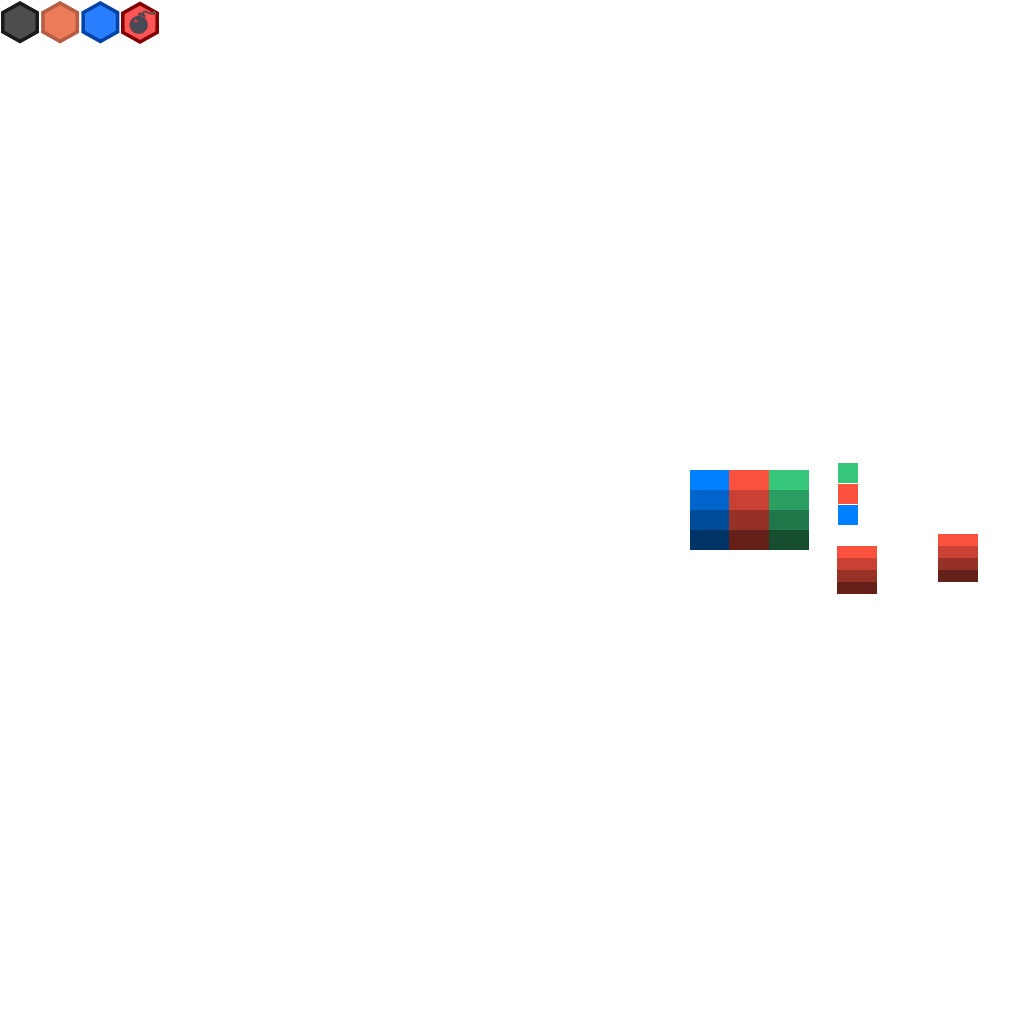
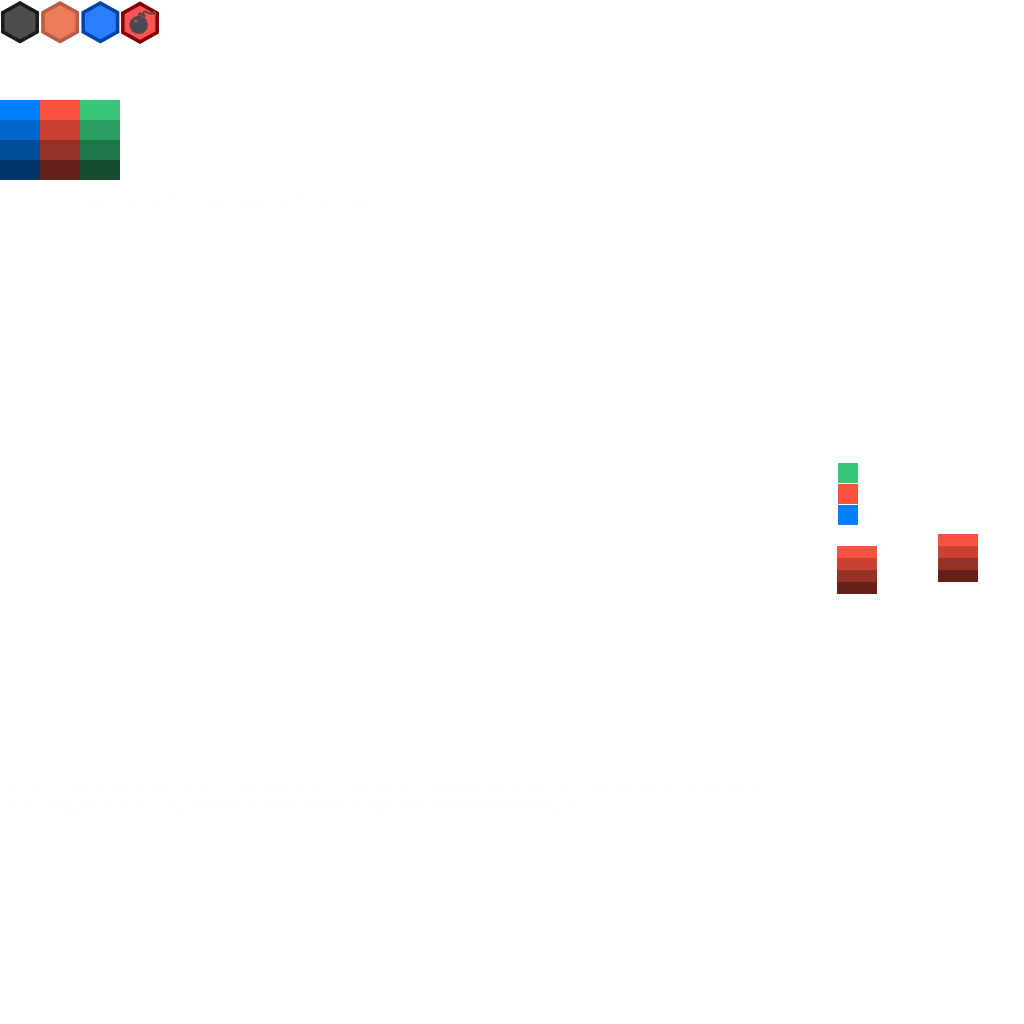
Layer changes from the first (1024, 1024) image to the second:
painted on "Ebene #19" over bbox(0, 100, 809, 550)
